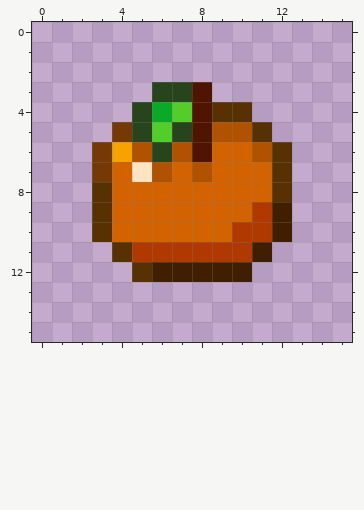
Pixel-art sprite, stored at mod_source/textures/items/foods/orange.png. Above: the version before the commit.
The file is 16x16 pixels.
The result:
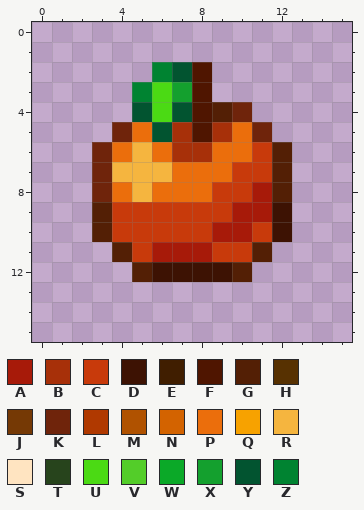
Palette (. is transparent): A #a71a09  B #a73009  C #c83a0b  D #3d1203  E #401e00  F #4f1500  G #531f05  H #573101  J #753905  K #6f240b  L #b03900  M #b05200  N #d36300  P #eb6e0c  Q #f7a200  R #f5b53f  S #ffe4c1  T #27441c  U #4bda14  V #53cd29  W #0ba928  X #14a02e  Y #025430  Z #008331
From old to new:
Changed rows in their new state; - is an unchanged pixel.
first column x 3:
 2 ---ZYF----
 3 --ZUX-----
 4 --YUY-GK--
 5 -KPYB-BPK-
 6 KPRPBBPPCG
 7 KRRRPPPCCG
 8 KPRPPPCCAG
 9 GCCCCCCAAD
10 GCCCCCAACD
11 -GCAAACCG-
12 --GDDDDG--
Pixel boxes of the changes (left, top, right, bottom) in both pictures:
changed: (92, 62, 292, 282)
